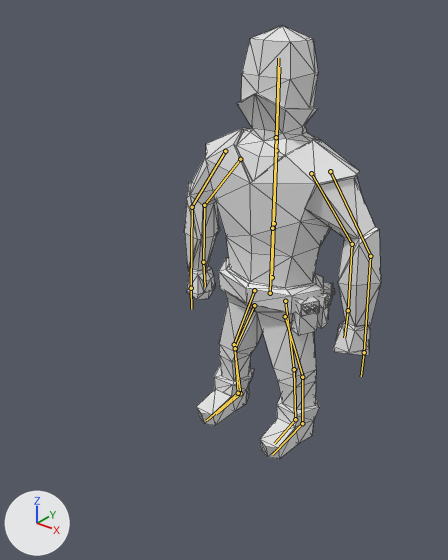
The Blender file Animations/RogueBladeRoundAttack.blend: old version first, new version second.
Rendered twice from a 50 mm camera at (6.71, -9.96, 9.48) aimed at (0.21, -1.84, 4.44). The lights are fixed; the arrows at lower left show +X, +Y and +Z. The bones that bend it are drawn over the model as lines. Mesh edges are drawn as thin lines.
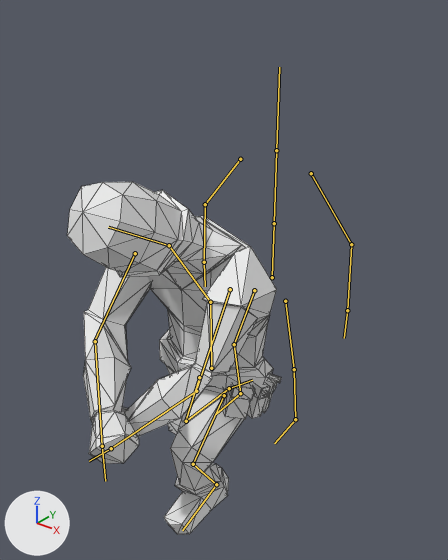
The newer file adds an action. The first version stands in its rest pose; the second is drawn at frame 22 of the action 'ArmatureAction.002'.

Changed parts and their boxes [x1, y1, x2, y2] in the pictures (448 x 560 px):
'Cube', posed (9% wider, 19% shorter): before [184, 26, 381, 459]; after [67, 182, 281, 534]
bone 'Root', root to tip: before (270, 293) to (272, 228); after (211, 368) to (210, 302)
bone 'Chest', root to tip: before (272, 228) to (276, 137); after (210, 302) to (169, 245)
bone 'Shoulder.R', root to tip: before (225, 151) to (192, 206); after (135, 253) to (94, 341)
bone 'Arm.R', root to tip: before (192, 207) to (191, 288); after (95, 341) to (102, 446)
bone 'Shoulder.L', root to tip: before (330, 171) to (370, 255); after (230, 289) to (196, 391)
bone 'Arm.L', root to tip: before (370, 256) to (364, 352); after (196, 391) to (111, 448)
bone 'Head', root to tip: before (276, 137) to (278, 58); after (169, 245) to (108, 227)
bone 'Leg.R', root to tip: before (254, 305) to (235, 348); after (199, 377) to (185, 421)
bone 'Calf.R', root to tip: before (235, 348) to (238, 393); after (186, 421) to (229, 388)
bone 'Foot.R', root to tip: before (238, 393) to (206, 420); after (229, 388) to (252, 380)
bone 'Leg.L', root to tip: before (285, 316) to (303, 377); after (224, 395) to (193, 464)
bone 'Calf.L', root to tip: before (302, 377) to (302, 423); after (193, 464) to (216, 484)
bone 'Foot.L', root to tip: before (302, 423) to (272, 454); after (216, 484) to (182, 530)

The edits, one by one:
Bone 'Root' (bone_root) moves from (0.0, 0.0, 0.0) to (-0.03, -0.92, 1.97).
Bone 'Root' (bone_root) turns from (0, 0, 0) to (0, -12, 0) degrees about its own x, y and z.
Bone 'Chest' (bone_chest) turns from (0, 0, 0) to (35, 5, -5) degrees about its own x, y and z.
Bone 'Shoulder.R' (bone_shoulder_r) moves from (0.0, 0.0, 0.0) to (0.09, -0.1, 0.37).
Bone 'Shoulder.R' (bone_shoulder_r) turns from (0, 0, 0) to (57, 8, -73) degrees about its own x, y and z.
Bone 'Arm.R' (bone_arm_r) turns from (0, 0, 0) to (-48, -23, 38) degrees about its own x, y and z.
Bone 'Shoulder.L' (bone_shoulder_l) turns from (0, 0, 0) to (-85, 77, -20) degrees about its own x, y and z.
Bone 'Arm.L' (bone_arm_l) turns from (0, 0, 0) to (-116, -57, 68) degrees about its own x, y and z.
Bone 'Head' (bone_head) turns from (0, 0, 0) to (25, 12, 1) degrees about its own x, y and z.
Bone 'Leg.R' (bone_leg_r) turns from (0, 0, 0) to (4, -13, 2) degrees about its own x, y and z.
Bone 'Calf.R' (bone_calf_r) turns from (0, 0, 0) to (93, 8, 14) degrees about its own x, y and z.
Bone 'Foot.R' (bone_foot_r) turns from (0, 0, 0) to (-64, -15, 14) degrees about its own x, y and z.
Bone 'Leg.L' (bone_leg_l) turns from (0, 0, 0) to (9, -16, 42) degrees about its own x, y and z.
Bone 'Calf.L' (bone_calf_l) turns from (0, 0, 0) to (80, -18, -30) degrees about its own x, y and z.
Bone 'Foot.L' (bone_foot_l) turns from (0, 0, 0) to (22, 12, -4) degrees about its own x, y and z.
